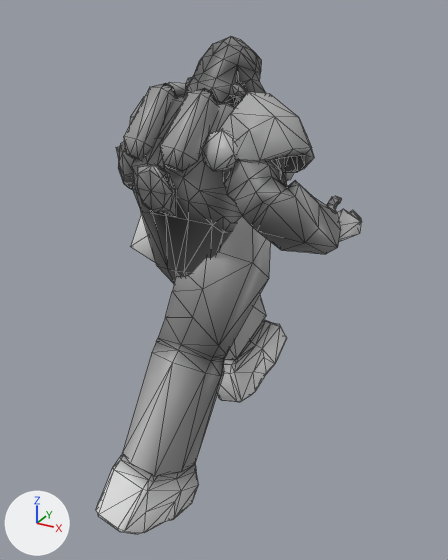
One commit to the COLLADA model modelsource/powerarmor/out/animations/fo4_t51_m_running.dae: the scene before it, then after it.
Rendered twice from a 50 mm lens placed at (7.56, -12.3, 12.09), pointed at (0.54, 0.47, 5.7). The axes (+X, +Y, +Z) are drawn at lower left. The lights are the same throughout. Mesh edges are drawn as thin lines.

In view in the first picture: 'remesh'.
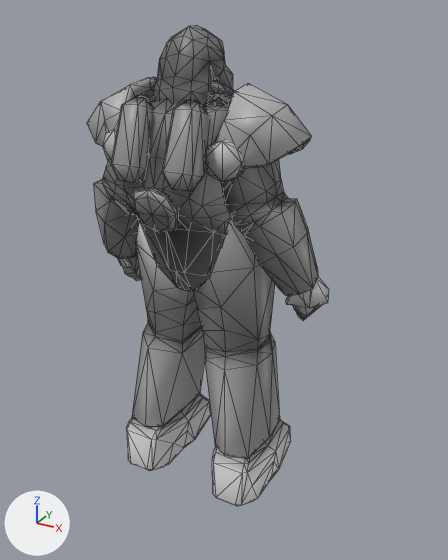
What differs and where, as boxes (x1, y1, x2, y2) in the pictures (448 x 560 px; the box of a moved part takes in the faces that stretch with it):
'remesh', reshaped (9% narrower)
    before: (96, 36, 362, 534)
    after: (87, 25, 329, 506)
part 1 of me_remesh, moved or reshaped
    before: (124, 83, 178, 160)
    after: (111, 95, 154, 183)
part 2 of me_remesh, moved or reshaped
    before: (160, 88, 218, 172)
    after: (162, 100, 209, 191)
part 3 of me_remesh, moved or reshaped
    before: (129, 82, 186, 125)
    after: (87, 77, 154, 146)
part 4 of me_remesh, moved or reshaped (not visible before)
    after: (102, 129, 117, 163)
part 5 of me_remesh, moved or reshaped
    before: (219, 92, 314, 172)
    after: (214, 83, 312, 168)
part 6 of me_remesh, moved or reshaped (not visible afterwards)
    before: (285, 158, 294, 181)
part 7 of me_remesh, moved or reshaped
    before: (203, 130, 238, 173)
    after: (205, 140, 245, 183)
part 8 of me_remesh, moved or reshaped
    before: (337, 209, 361, 242)
    after: (286, 277, 329, 308)
part 9 of me_remesh, moved or reshaped
    before: (184, 36, 266, 108)
    after: (149, 25, 235, 105)
part 10 of me_remesh, moved or reshaped
    before: (96, 95, 362, 534)
    after: (93, 100, 323, 506)

The change in detail:
me_remesh is used by ob_remesh; location (0.0, 0.0, 0.0).
me_remesh had 1104 vertices, 2124 faces and spanned x -3.09..3.67, y -4.29..5.03, z -0.07..11.49.
me_remesh now has 1104 vertices, 2124 faces and spans x -3.17..3.17, y -1.92..2.21, z -0.06..11.73.
me_remesh part 1: the loose piece of 32 vertices spanning x -1.34..-0.35, y -1.13..0.25, z 8.82..10.51 is multiplied about its middle by the matrix ((0.955, -0.297, 0.0), (0.284, 0.914, -0.29), (0.086, 0.277, 0.957)), then moved by (0.17, -0.92, -0.23).
me_remesh part 2: the loose piece of 32 vertices spanning x -0.09..0.91, y -1.53..-0.14, z 8.82..10.51 is multiplied about its middle by the matrix ((0.955, -0.298, 0.0), (0.285, 0.913, -0.29), (0.086, 0.277, 0.957)), then moved by (0.23, -0.52, -0.23).
me_remesh part 3: the loose piece of 42 vertices spanning x -2.59..-0.59, y -0.01..1.98, z 8.62..10.44 is multiplied about its middle by the matrix ((0.955, -0.298, 0.0), (0.285, 0.913, -0.29), (0.087, 0.277, 0.957)), then moved by (-0.22, -1.21, 0.11).
me_remesh part 4: the loose piece of 16 vertices spanning x -1.87..-0.93, y -0.32..0.44, z 8.81..9.75 is multiplied about its middle by the matrix ((0.955, -0.298, 0.0), (0.285, 0.913, -0.29), (0.087, 0.277, 0.957)), then moved by (0.05, -1.01, -0.12).
me_remesh part 5: the loose piece of 42 vertices spanning x 0.97..2.94, y -0.9..1.22, z 8.62..10.44 is multiplied about its middle by the matrix ((0.955, -0.298, 0.0), (0.285, 0.913, -0.29), (0.087, 0.277, 0.957)), then moved by (-0.13, -0.13, 0.18).
me_remesh part 6: the loose piece of 16 vertices spanning x 1.24..2.19, y 0.6..1.36, z 8.26..9.2 is multiplied about its middle by the matrix ((0.955, -0.298, 0.0), (0.285, 0.913, -0.29), (0.087, 0.277, 0.957)), then moved by (-0.37, -0.04, 0.42).
me_remesh part 7: the loose piece of 16 vertices spanning x 0.72..1.64, y -1.06..-0.42, z 8.81..9.75 is multiplied about its middle by the matrix ((0.955, -0.298, 0.0), (0.285, 0.913, -0.29), (0.087, 0.277, 0.957)), then moved by (0.17, -0.2, -0.12).
me_remesh part 8: the loose piece of 20 vertices spanning x 2.64..3.67, y 0.55..1.6, z 6.91..7.76 is multiplied about its middle by the matrix ((0.938, -0.076, -0.337), (0.319, 0.57, 0.757), (0.134, -0.818, 0.559)), then moved by (-0.46, -0.38, -1.44).
me_remesh part 9: the loose piece of 210 vertices spanning x -0.7..1.42, y 0.0..2.16, z 9.28..11.49 is multiplied about its middle by the matrix ((0.955, -0.298, 0.0), (0.285, 0.913, -0.29), (0.087, 0.277, 0.957)), then moved by (-0.33, -0.91, 0.26).
me_remesh part 10: 662 of 1104 vertices moved; they spanned x -3.09..3.65, y -4.29..5.03, z -0.07..10.28 and now span x -3.17..3.09, y -1.92..2.21, z -0.06..10.28; mean shift (-0.3, -0.4, -0.86); largest move (-0.73, 3.41, 8.06) -> (-3.17, 0.98, 5.45).
